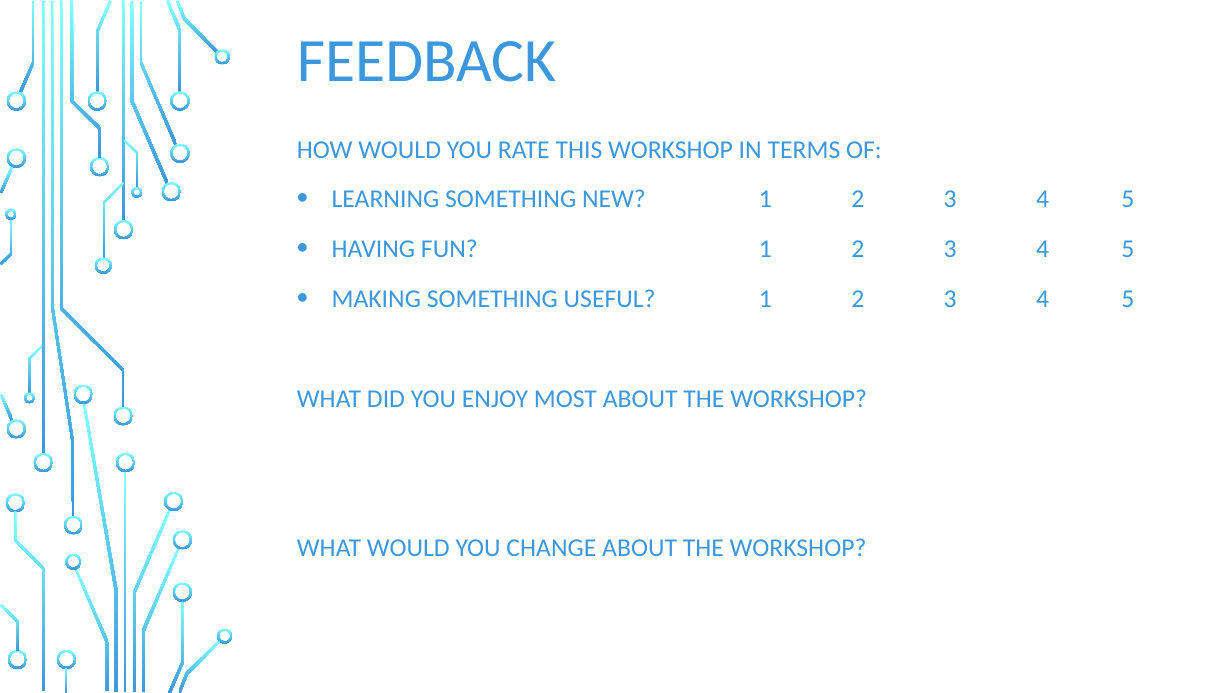
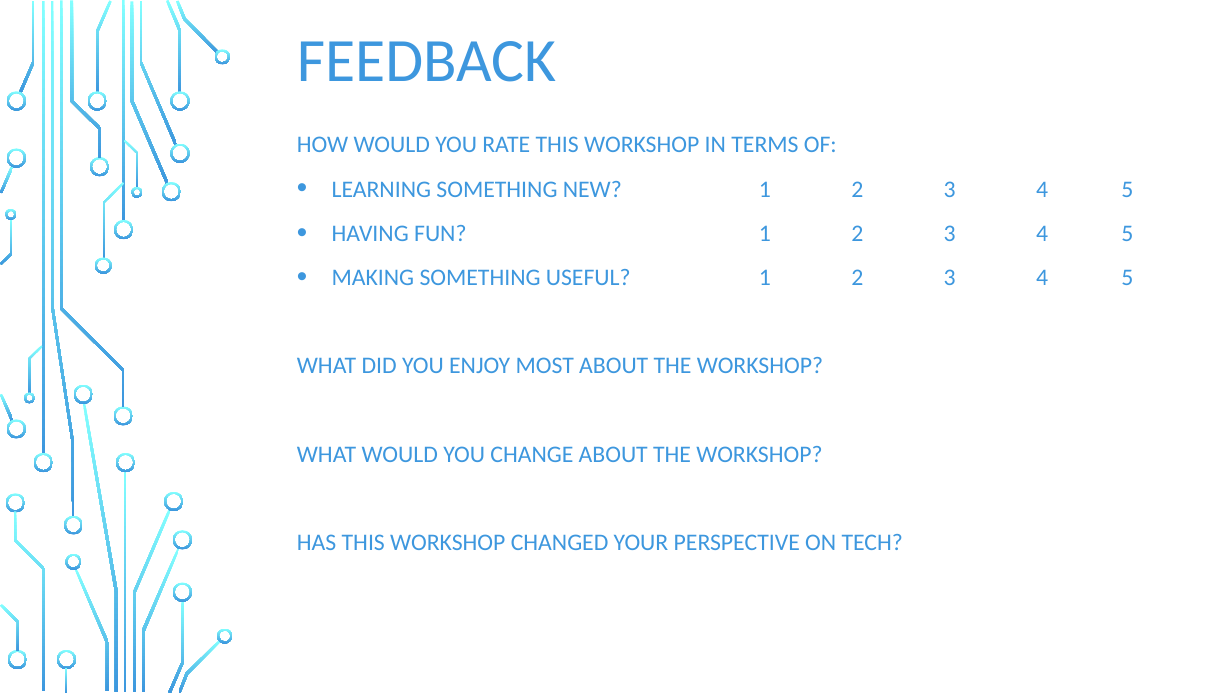
Before and after one commit to andrewjvelez/smap, a slide deck: slide 1 of docs/ReadAlliance Feedback.pptx. Drawn at 1232x693 pixels with LibreOffice and Linux fonts; fonts in the diff are those of the drawing; background and template pictures are left out. Boxes give left, top, right and bottom in pixels: in the first picture for what was removed or moved away, otherwise in the second. Text is boxed around its words. In the diff, an @@ line names an element or a change of style, - is before the commit and + after.

Commit message:
Added extra question to feedback form

```diff
--- a/docs/ReadAlliance Feedback.pptx
+++ b/docs/ReadAlliance Feedback.pptx
@@ subtitle at (x1=297, y1=136, x2=1133, y2=462): size 20 to 18.5 pt in "HOW WOULD YOU RATE THIS WORKSHOP IN ...", "LEARNING SOMETHING NEW? 1 2 3 4 ...", "HAVING FUN? 1 2 3 4 5", "MAKING SOMETHING USEFUL? 1 2 3 4 ..." and 2 more places; line spacing 1.2 to 1.1 @@
@@ subtitle at (x1=297, y1=534, x2=903, y2=550): paragraph added @@
+HAS THIS WORKSHOP CHANGED YOUR PERSPECTIVE ON TECH?
```
